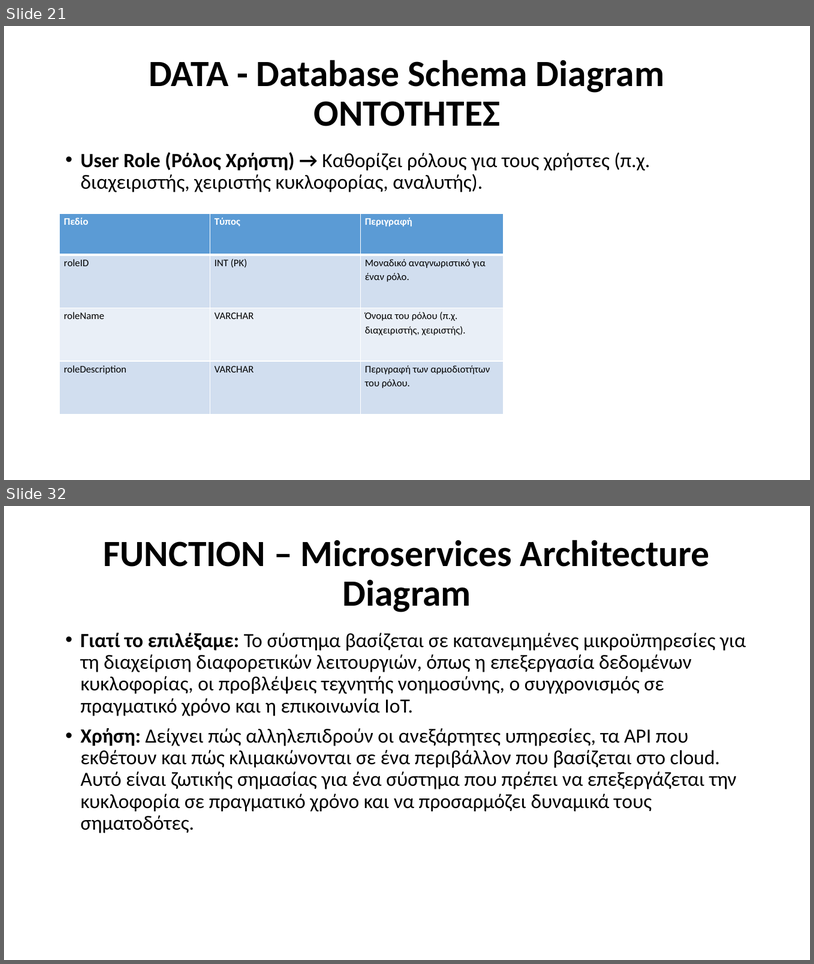
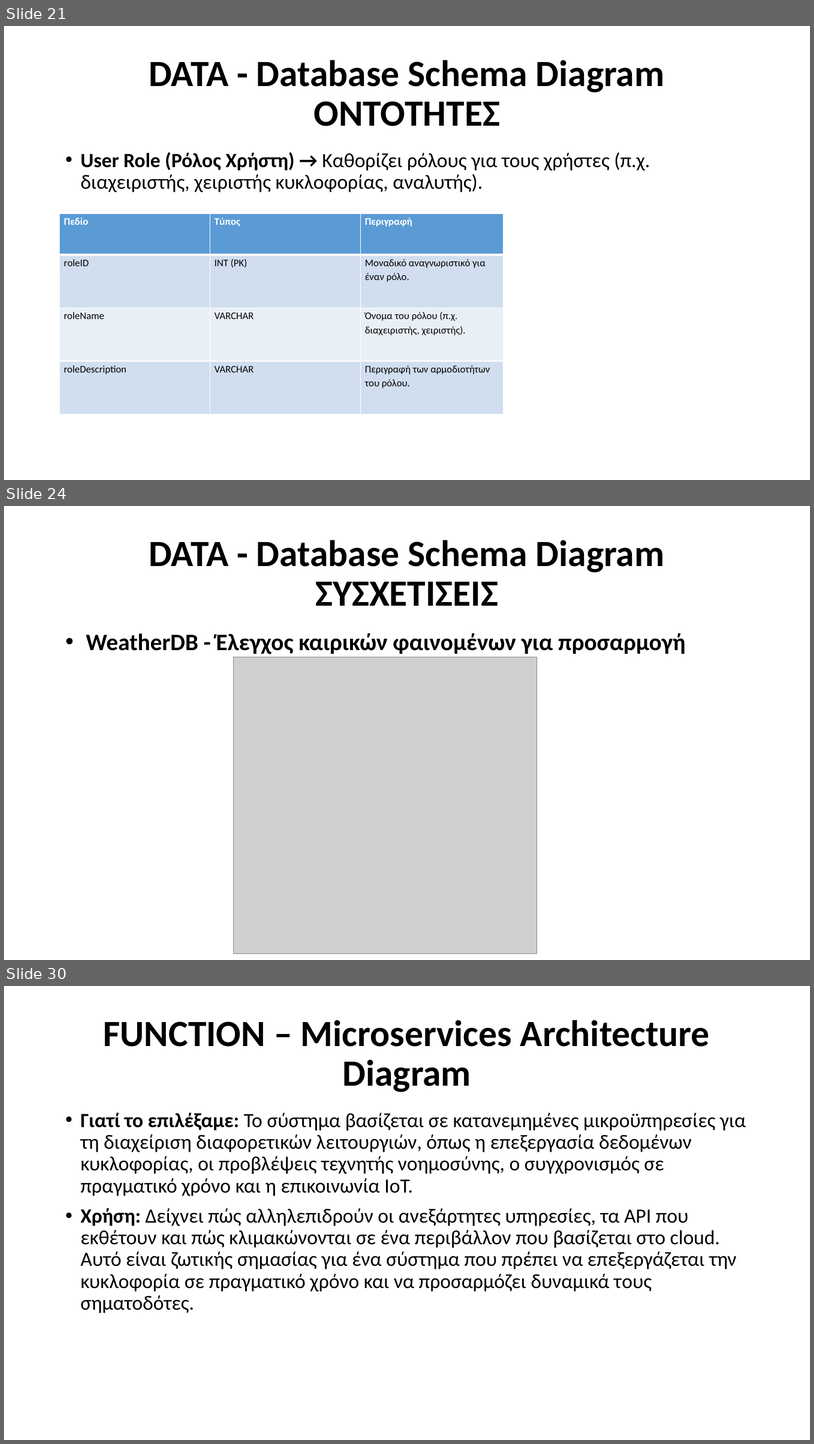
Before and after one commit to Ath21/STL_Drive, a slide deck: Presentation.pptx. Shown one above the other, each under a label of ours: slides 21 and 32 before the commit, slides 21, 24 and 30 after it; the slides between them are not shown. The pictures are 814x964 and 814x1444 pixels, drawn with LibreOffice and Linux fonts; fonts in the diff are those of the drawing; grey boxes stand for pictures. Boxes give left, top, right and bottom in pixels: in the first picture for what was removed or moved away, otherwise in the second. Text is boxed around its words. In the diff, an @@ line names an element or a change of style, - is before the commit and + after.

```diff
--- a/Presentation.pptx
+++ b/Presentation.pptx
@@ slide 24 added at bbox=[4, 506, 810, 960], background #FFFFFF @@
@@ title added at bbox=[149, 540, 665, 606], 44 pt, text #000000, bold @@
+DATA - Database Schema Diagram
+ΣΥΣΧΕΤΙΣΕΙΣ
@@ text added at bbox=[86, 633, 686, 654], 28 pt, text #000000, bold @@
+• WeatherDB - Έλεγχος καιρικών φαινομένων για προσαρμογή
@@ picture added at bbox=[233, 657, 537, 954] @@
@@ what was slide 32 is now slide 30 @@
```
Also in this commit, not shown: 8 slides changed, 3 other slides added, 6 slides removed, 6 other files.
